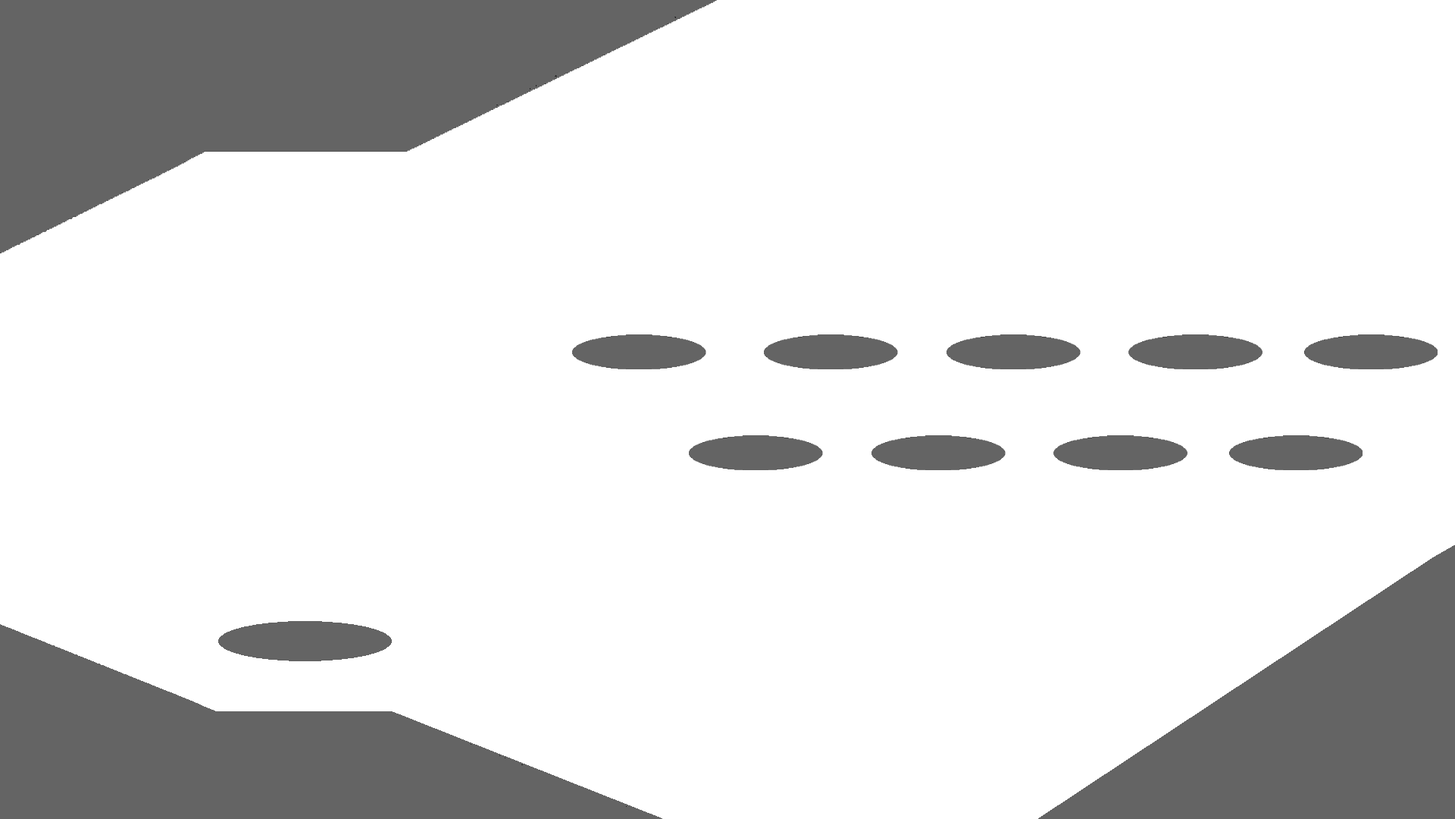
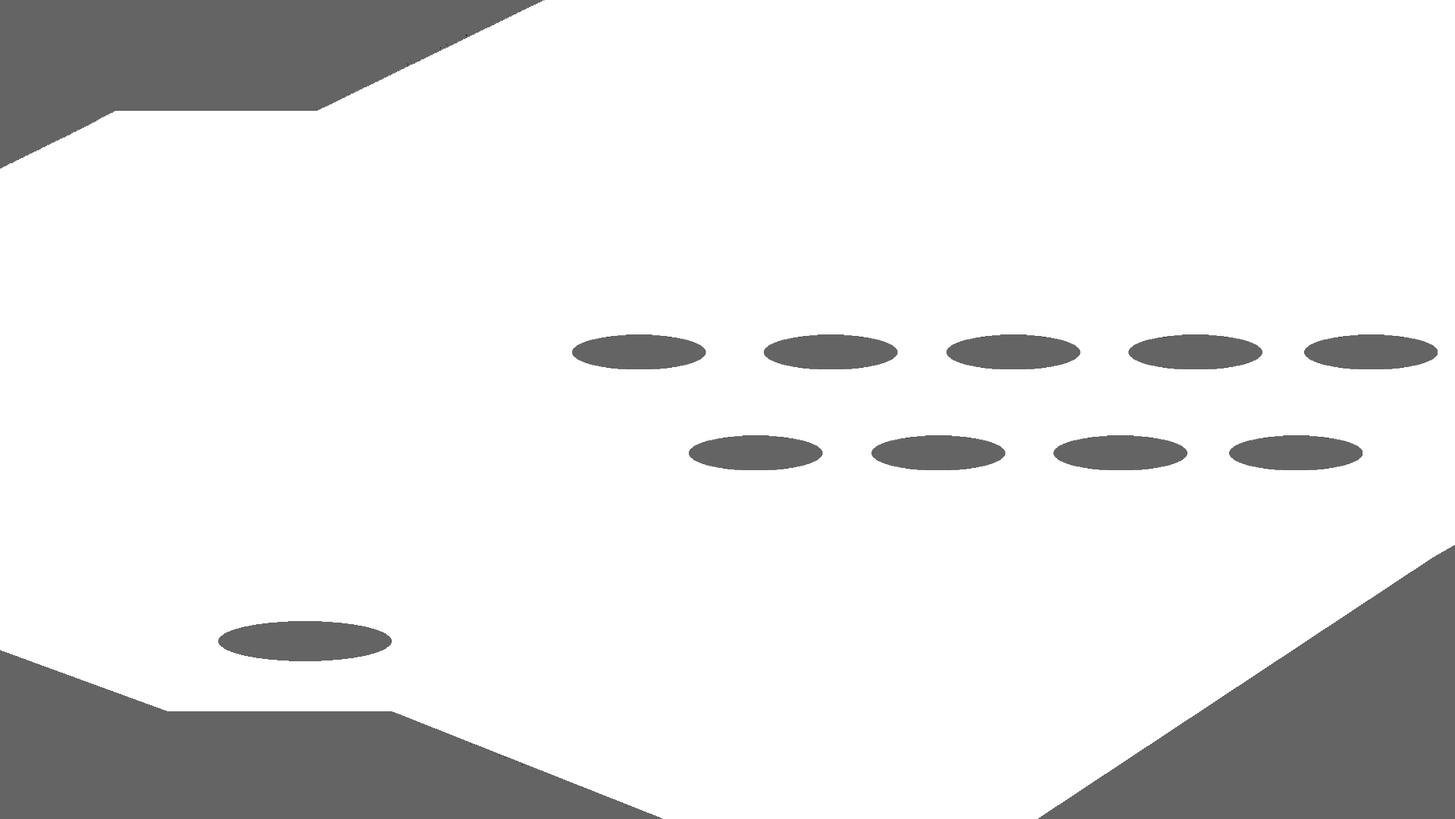
Layer changes from the first 1455px x 819px image to the second:
painted on "Paint Layer 1" (2nd of 2) over (0, 0, 718, 711)
